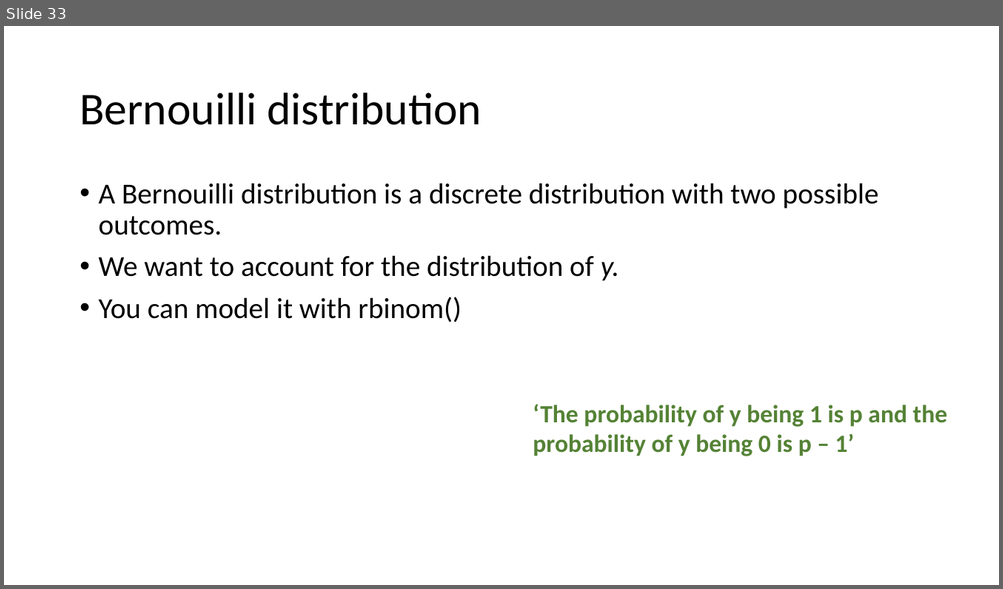
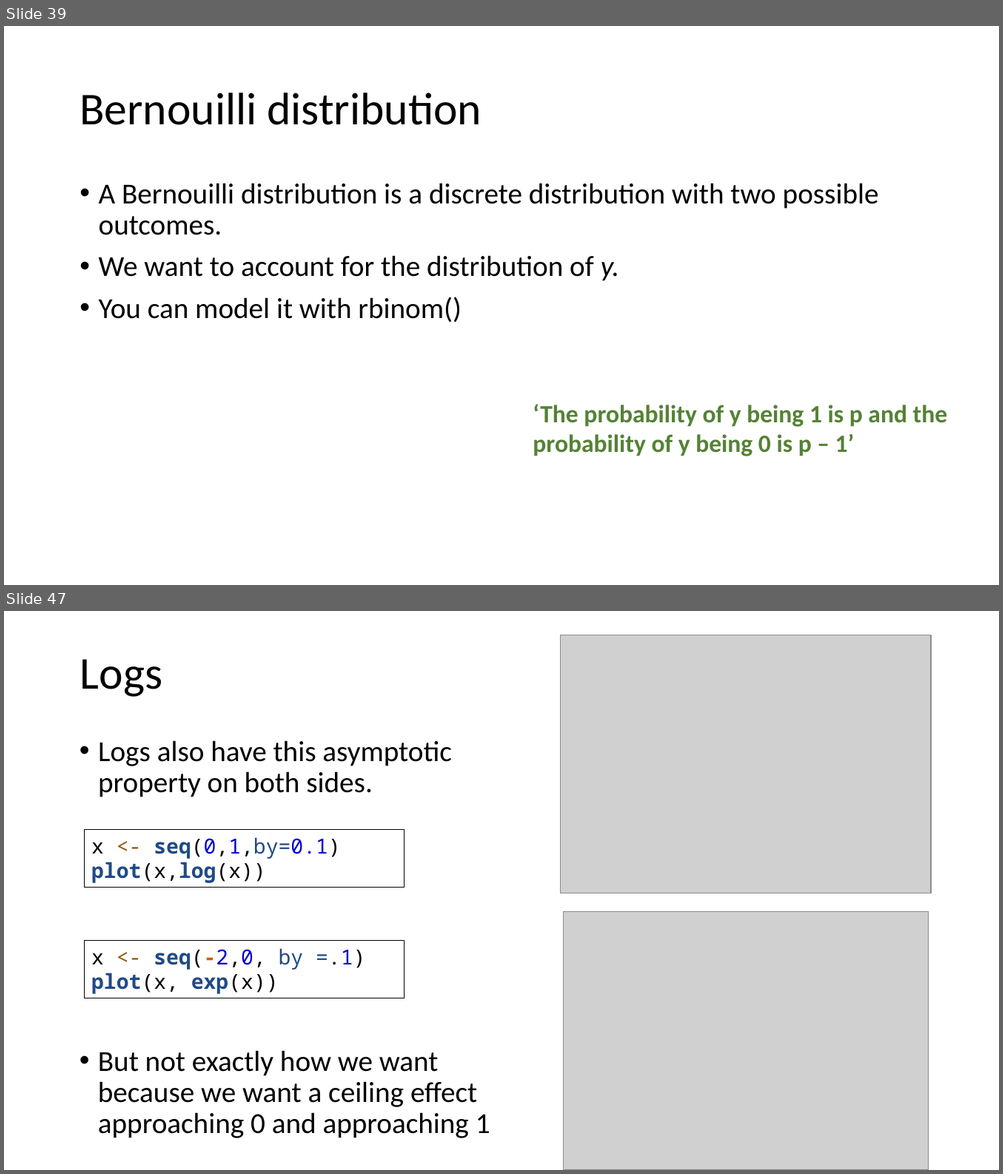
Before and after one commit to ajrtallman/StatisticsinLinguistics_FSU_2023_2024, a slide deck: 02_slides/Statistics for linguists 2023-12-06.odp. Shown one above the other, each under a label of ours: slide 33 before the commit, slides 39 and 47 after it; the slides between them are not shown. The pictures are 1003x589 and 1003x1174 pixels, drawn with LibreOffice and Linux fonts; fonts in the diff are those of the drawing; grey boxes stand for pictures. Boxes give left, top, right and bottom in pixels: in the first picture for what was removed or moved away, otherwise in the second. Text is boxed around its words. In the diff, an @@ line names an element or a change of style, - is before the commit and + after.

```diff
--- a/02_slides/Statistics for linguists 2023-12-06.odp
+++ b/02_slides/Statistics for linguists 2023-12-06.odp
@@ slide 47 added at <box>4,611,999,1170</box>, background #FFFFFF @@
@@ picture added at <box>560,635,930,893</box> @@
@@ title added at <box>80,659,162,697</box>, 44 pt, text #000000 @@
+Logs
@@ text added at <box>98,741,451,797</box>, 28 pt, text #000000 @@
+• Logs also have this asymptotic property on both sides.
@@ rectangle added at <box>84,829,404,887</box>, outline #000000 0.74 pt, 20 pt, text #204A87 @@
+x <- seq(0,1,by=0.1)
+plot(x,log(x))
@@ picture added at <box>563,912,928,1170</box> @@
@@ rectangle added at <box>84,941,404,998</box>, outline #000000 0.74 pt, 20 pt, text #000000 @@
+x <- seq(-2,0, by =.1)
+plot(x, exp(x))
@@ text added at <box>98,1051,490,1139</box>, 28 pt, text #000000 @@
+• But not exactly how we want because we want a ceiling effect approaching 0 and approaching 1
@@ what was slide 33 is now slide 39 @@
```
Also in this commit, not shown: 1 slide changed, 27 other slides added, 2 slides removed.
